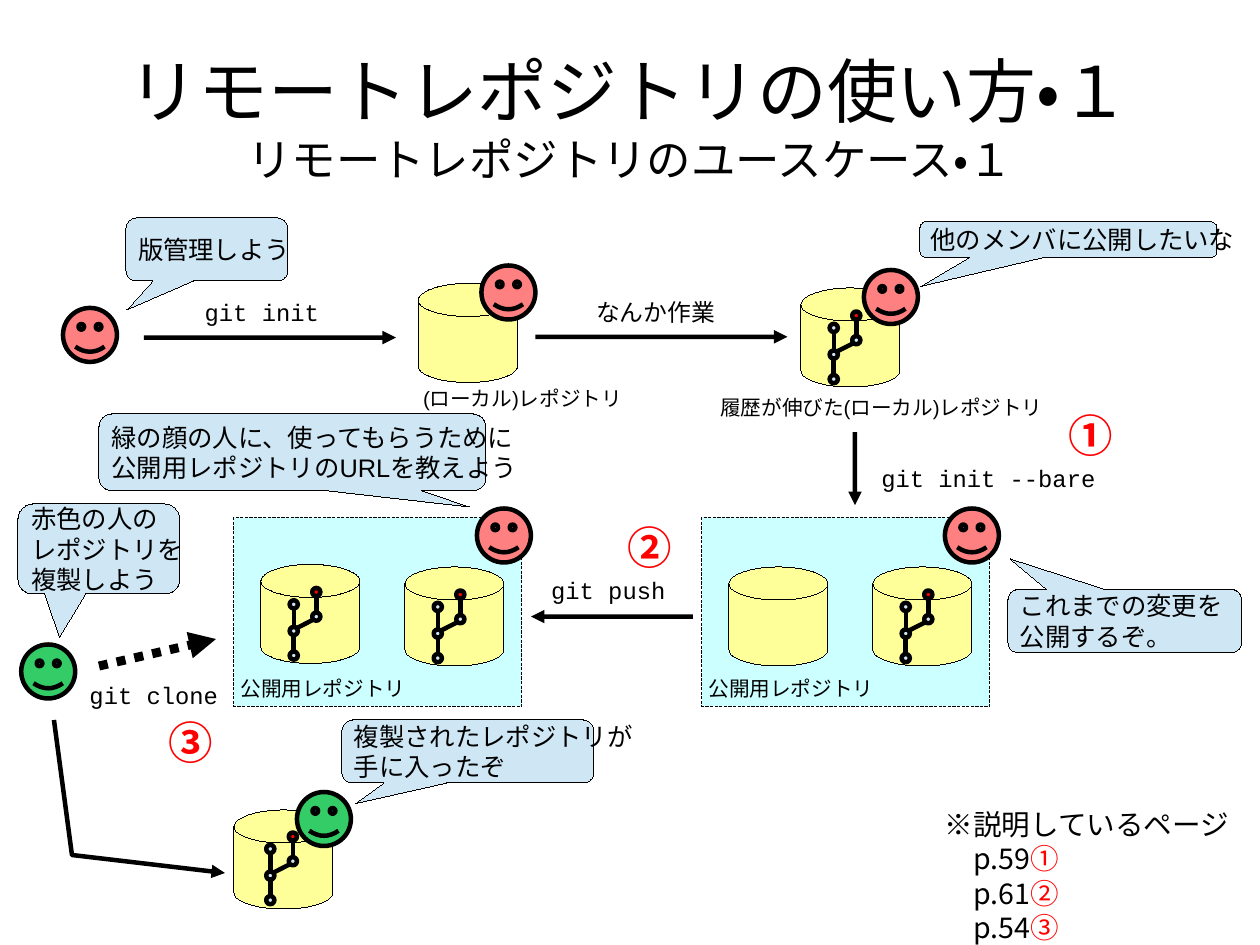
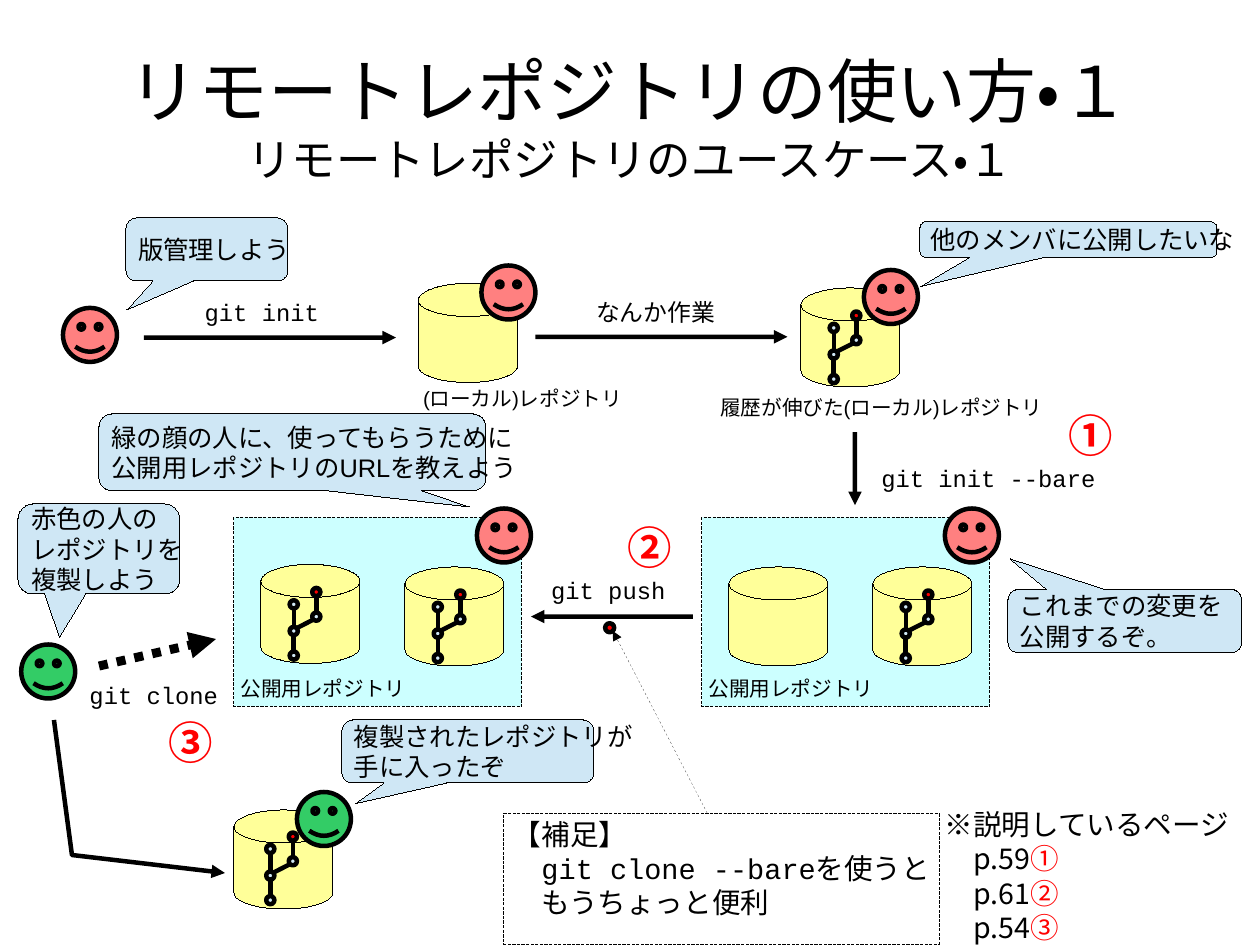
Before and after one commit to pneu/how_to_git, a slide deck: slide 58 of how_to_git.odp. Drawn at 1260x945 pixels with LibreOffice and Linux fonts; fonts in the diff are those of the drawing. Boxes give left, top, right and bottom in pixels: in the first picture for what was removed or moved away, otherwise in the second. Text is boxed around its words. In the diff, an @@ line names an element or a change of style, - is before the commit and + after.

```diff
--- a/how_to_git.odp
+++ b/how_to_git.odp
@@ ellipse added at (606, 623, 615, 632), fill #FF0000, outline #000000 2.83 pt @@
@@ arrow added from (708, 813) to (613, 631), #000000 0 pt @@
@@ rectangle added at (504, 813, 940, 944), outline #000000 0 pt, 18 pt, text #000000 @@
+【補足】
+git clone --bareを使うと
+もうちょっと便利
```
Also in this commit, not shown: 9 other slides changed, 10 slides added, 1 slide removed.
